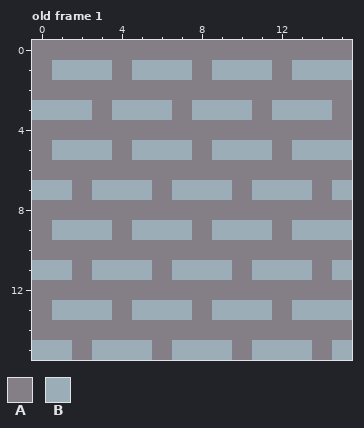
One commit to this pixel-art file: src/sprites/brickwall.ase. The picture above was drawn from the file before the commit.
16x16 pixels, 5 frames. Shown: old frame 1. The commit also changed other frames, which this record leaves out.
Palette (. is transparent): A #847e87  B #9badb7
Pixels before, old frame 1, first column x 0:
 0 AAAAAAAAAAAAAAAA
 1 ABBBABBBABBBABBB
 2 AAAAAAAAAAAAAAAA
 3 BBBABBBABBBABBBA
 4 AAAAAAAAAAAAAAAA
 5 ABBBABBBABBBABBB
 6 AAAAAAAAAAAAAAAA
 7 BBABBBABBBABBBAB
 8 AAAAAAAAAAAAAAAA
 9 ABBBABBBABBBABBB
10 AAAAAAAAAAAAAAAA
11 BBABBBABBBABBBAB
12 AAAAAAAAAAAAAAAA
13 ABBBABBBABBBABBB
14 AAAAAAAAAAAAAAAA
15 BBABBBABBBABBBAB
The result:
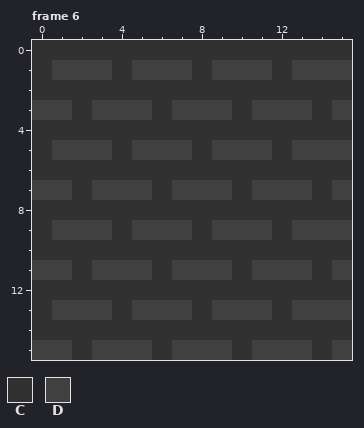
Colours new in this view: C #313131  D #404040
A new or re-ordered frame is compared with the old frame closest to it.
What changed:
frames 5 -> 6
Changed rows in their new state; - is an unchanged pixel.
Frame 6 is new; against old frame 1:
first column x 0:
 0 CCCCCCCCCCCCCCCC
 1 CDDDCDDDCDDDCDDD
 2 CCCCCCCCCCCCCCCC
 3 DDCDDDCDDDCDDDCD
 4 CCCCCCCCCCCCCCCC
 5 CDDDCDDDCDDDCDDD
 6 CCCCCCCCCCCCCCCC
 7 DDCDDDCDDDCDDDCD
 8 CCCCCCCCCCCCCCCC
 9 CDDDCDDDCDDDCDDD
10 CCCCCCCCCCCCCCCC
11 DDCDDDCDDDCDDDCD
12 CCCCCCCCCCCCCCCC
13 CDDDCDDDCDDDCDDD
14 CCCCCCCCCCCCCCCC
15 DDCDDDCDDDCDDDCD
Pixel boxes of the changes (left, top, right, bottom) in both pictures:
changed: (32, 40, 352, 360)
